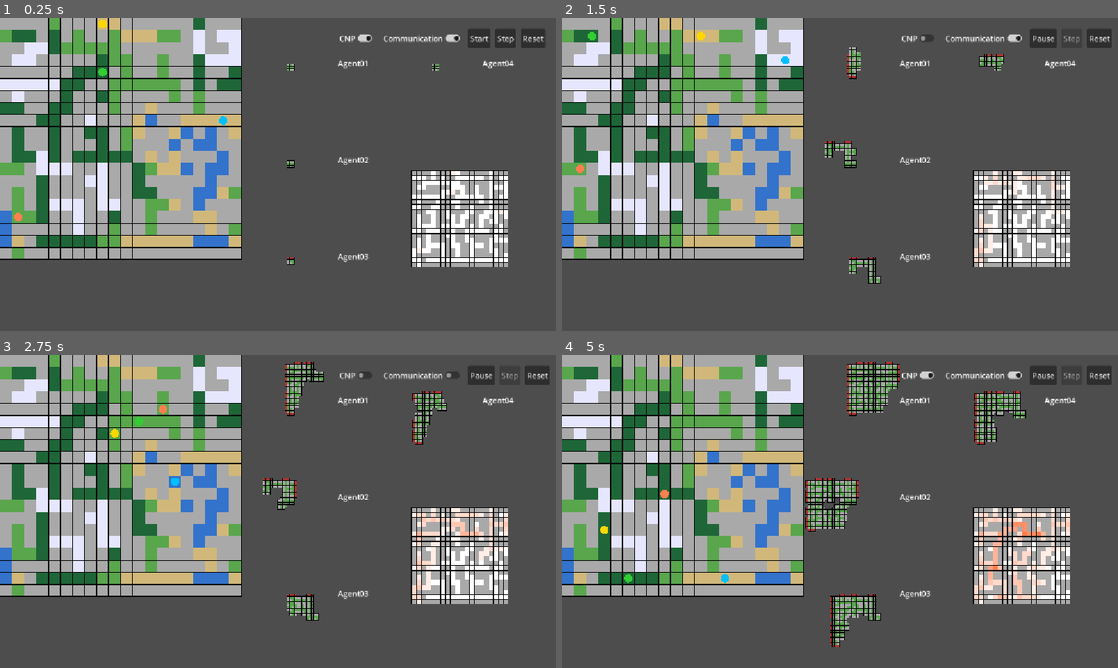
Above: before the commit, frames 1-4 (two rows, left to right).
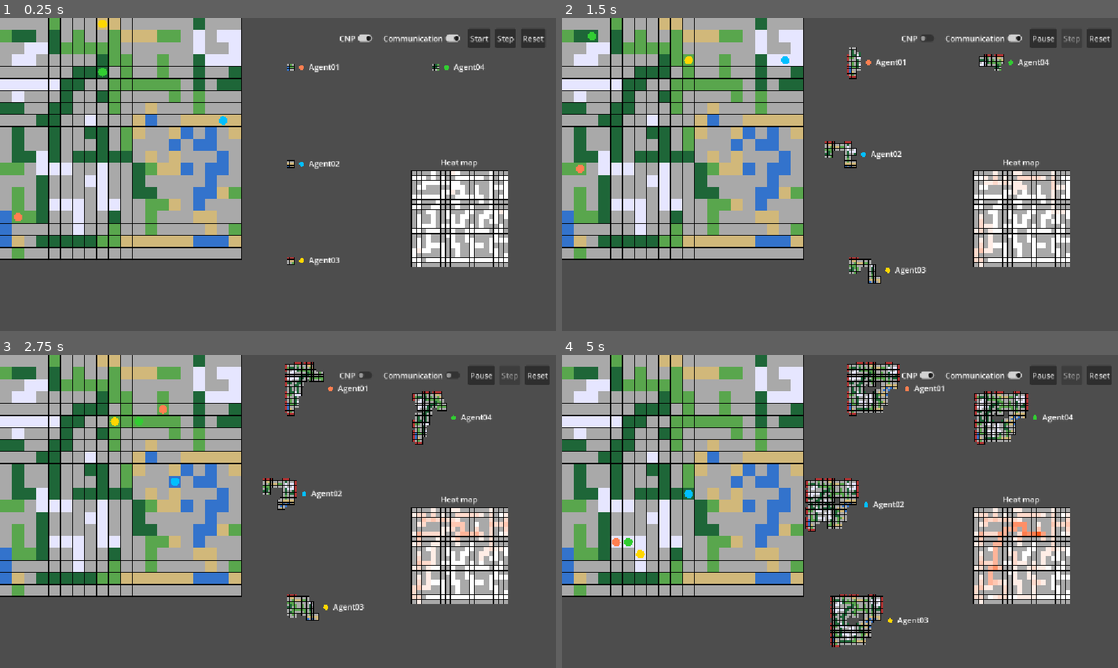
Above: after the commit, the same moments.

Repository: HugoGellida/Projet-SMA-Avanc-
Game: Godot game, scene res://node_2d.tscn
Same seed, same stepped clock (60 frames per second), same inputs: the game is played once before the commit and once after it.
Inputs:
- Up to frame 1 (0.25 s): no input
- Up to frame 2 (1.5 s): click "Start" at 0.5 s; click "CNP" at 1.25 s
- Up to frame 3 (2.75 s): click "Communication" at 2 s
- Up to frame 4 (5 s): click "CNP" at 2.75 s; click "Communication" at 3.5 s; click "CNP" at 4.25 s

The runs differ from the first frame. In frame 1, 0.7% of the frame differs, in the area x 51-93%, y 13-79%; in frame 2, 1.0%; in frame 3, 1.1%; in frame 4, 2.9%, in the area x 6-93%, y 3-93%.

Commit message:
add biomes to agent maps and improve map labels
Add biomes to agent maps.

Add a label above the heat map to describe the displayed data.

Adjust agent map labels positioning based on map width.

Diff:
--- a/node_2d.tscn
+++ b/node_2d.tscn
@@ -81,6 +81,13 @@
 layout_mode = 2
 text = "Reset"
 
+[node name="Label" type="Label" parent="UI" unique_id=1920890797]
+offset_left = 913.0
+offset_top = 287.0
+offset_right = 989.0
+offset_bottom = 310.0
+text = "Heat map"
+
 [node name="HeatMap" type="Node2D" parent="." unique_id=1821138963]
 script = ExtResource("6_kdubu")
 
--- a/scripts/AgentMapRenderer.gd
+++ b/scripts/AgentMapRenderer.gd
@@ -4,13 +4,24 @@
 @export var tile_size: int = 5
 
 const COLOR_UNKNOWN = Color(0.15, 0.15, 0.15)
-const COLOR_FREE = Color(0.35, 0.65, 0.3)
 const COLOR_OBSTACLE = Color.DARK_GRAY
 const COLOR_BOUNDARY = Color(0.7, 0.2, 0.2)
 
+# Couleurs identiques à celles de MapRenderer.gd
+const BIOME_COLORS := {
+"water": Color(0.2, 0.45, 0.8),
+"sand": Color(0.82, 0.72, 0.48),
+"grass": Color(0.35, 0.65, 0.3),
+"forest": Color(0.12, 0.4, 0.22),
+"snow": Color(0.90, 0.90, 1),
+}
+
 var agent: Agent
+var label_text: String = ""
 
-var label_text: String = ""
+# Référence vers la carte principale et origine de la carte locale
+var world_map: Map
+var world_origin: Vector2i = Vector2i.ZERO
 
 
 func setup(target_agent: Agent) -> void:
@@ -22,6 +33,7 @@
 	if agent == null:
 		return
 
+	# Dessiner la carte locale de l'agent.
 	for coord in agent.local_map:
 		var state: int = agent.local_map[coord]
 
@@ -35,7 +47,7 @@
 
 		match state:
 			Agent.CellState.FREE:
-				color = COLOR_FREE
+				color = _get_biome_color(coord)
 
 			Agent.CellState.OBSTACLE:
 				color = COLOR_OBSTACLE
@@ -49,12 +61,59 @@
 		draw_rect(rect, color)
 		draw_rect(rect, Color.BLACK, false, 1.0)
 
+	# Calculer la largeur de la carte locale.
+	var map_width: float = 0.0
+
+	for coord in agent.local_map:
+		map_width = maxf(
+			map_width,
+			(coord.x + 1) * tile_size
+		)
+
+	# Calculer le centre vertical de la carte locale.
+	var label_y: float = 0.0
+
+	if not agent.local_map.is_empty():
+		var min_y: int = 0
+		var max_y: int = 0
+
+		for coord in agent.local_map:
+			min_y = mini(min_y, coord.y)
+			max_y = maxi(max_y, coord.y)
+
+		label_y = (min_y + max_y + 1) * tile_size / 2.0
+
+	# Afficher une pastille de la couleur de l'agent.
+	draw_circle(
+		Vector2(map_width + 15, label_y),
+		5.0,
+		agent.display_color
+	)
+
+	# Afficher le nom de l'agent à droite de la pastille.
 	draw_string(
-	ThemeDB.fallback_font,
-	Vector2(100, 0),
-	label_text,
-	HORIZONTAL_ALIGNMENT_LEFT,
-	-1,
-	16,
-	Color.WHITE
+		ThemeDB.fallback_font,
+		Vector2(map_width + 30, label_y + 5),
+		label_text,
+		HORIZONTAL_ALIGNMENT_LEFT,
+		-1,
+		16,
+		Color.WHITE
 )
+
+func _get_biome_color(local_coord: Vector2i) -> Color:
+	if world_map == null:
+		return COLOR_UNKNOWN
+
+	# Convertir les coordonnées locales en coordonnées de la carte principale.
+	var world_coord: Vector2i = world_origin + local_coord
+
+	if not world_map.is_inside_map(world_coord):
+		return COLOR_UNKNOWN
+
+	var tile: Tile = world_map.get_tile(world_coord)
+
+	if tile == null:
+		return COLOR_UNKNOWN
+
+	return BIOME_COLORS.get(tile.biome, COLOR_UNKNOWN)
--- a/scripts/SimulationManager.gd
+++ b/scripts/SimulationManager.gd
@@ -127,10 +127,20 @@
 	var renderer := AgentMapRenderer.new()
 	renderer.name = "Map_%s" % agent.name
 	renderer.label_text = str(agent.name)
+
+	# Transmettre la carte principale.
+	renderer.world_map = world
+
+	# Conserver la position initiale de l'agent sur la carte principale.
+	renderer.world_origin = world_position
+
 	var column: int = floori(index / 3.0)
 	var row: int = index % 3
+
 	renderer.position = Vector2(column * 300, row * 200)
+
 	agent_maps_root.add_child(renderer)
+
 	agent.map_renderer = renderer
 	renderer.setup(agent)
 
